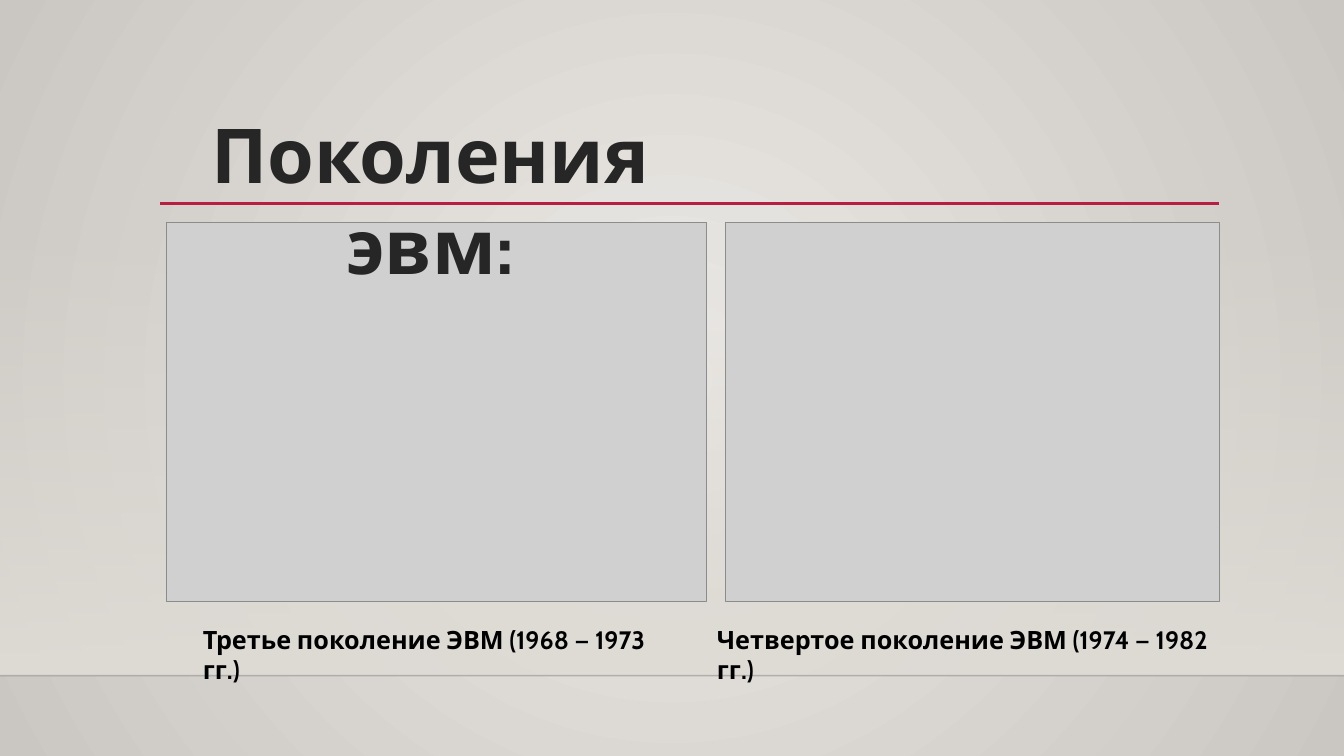
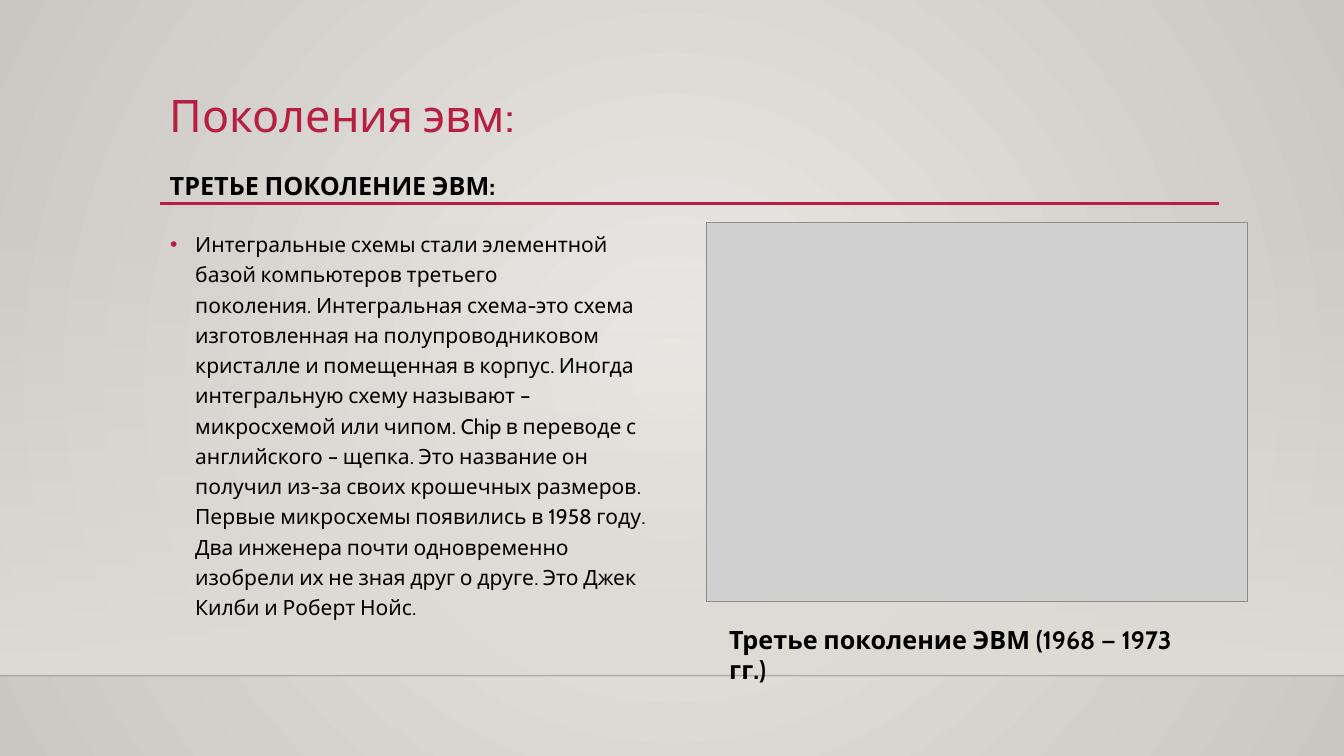
Before and after one commit to SonyaPimenova/-, a slide deck: slide 6 of КУРСОВАЯ.pptx (slide 5 before the commit). Drawn at 1344x756 pixels with LibreOffice and Linux fonts; fonts in the diff are those of the drawing; grey boxes stand for pictures; background and template pictures are left out. Boxes give left, top, right and bottom in pixels: in the first picture for what was removed or moved away, otherwise in the second. Text is boxed around its words. In the diff, an @@ line names an element or a change of style, - is before the commit and + after.

```diff
--- a/КУРСОВАЯ.pptx
+++ b/КУРСОВАЯ.pptx
@@ title "Поколения эвм:": place and size @@
-title "Поколения эвм:" at [211, 129, 649, 275]
+title "Поколения эвм:" at [170, 100, 515, 133]
@@ title "Поколения эвм:" at [170, 100, 515, 133]: size 54 to 32 pt, text colour #262626 to #B71E42, letter outline #FFFFFF 1.06 pt to none, bold off; alignment centre to left; line spacing 1 to 0.9 @@
@@ text added at [170, 176, 495, 196], 18 pt, text #000000, bold @@
+ТРЕТЬЕ ПОКОЛЕНИЕ ЭВМ:
@@ text added at [195, 236, 641, 620], 15 pt, text #000000 @@
+• Интегральные схемы стали элементной базой компьютеров третьего поколения. Интегральная схема-это схема изготовленная на полупроводниковом кристалле и помещенная в корпус. Иногда интегральную схему называют – микросхемой или чипом. Chip в переводе с английского – щепка. Это название он получил из-за своих крошечных размеров. Первые микросхемы появились в 1958 году. Два инженера почти одновременно изобрели их не зная друг о друге. Это Джек Килби и Роберт Нойс.
@@ picture: place and size @@
-picture at [166, 223, 708, 602]
+picture at [707, 223, 1248, 602]
@@ picture removed at [726, 223, 1220, 602] @@
@@ text "Третье поколение ЭВМ (1968 — ...": place and size @@
-text "Третье поколение ЭВМ (1968 — ..." at [203, 630, 645, 679]
+text "Третье поколение ЭВМ (1968 — ..." at [729, 630, 1172, 679]
@@ text removed at [717, 630, 1208, 679] @@
-Четвертое поколение ЭВМ (1974 — 1982 гг.)
```
Also in this commit, not shown: 7 other slides changed.
